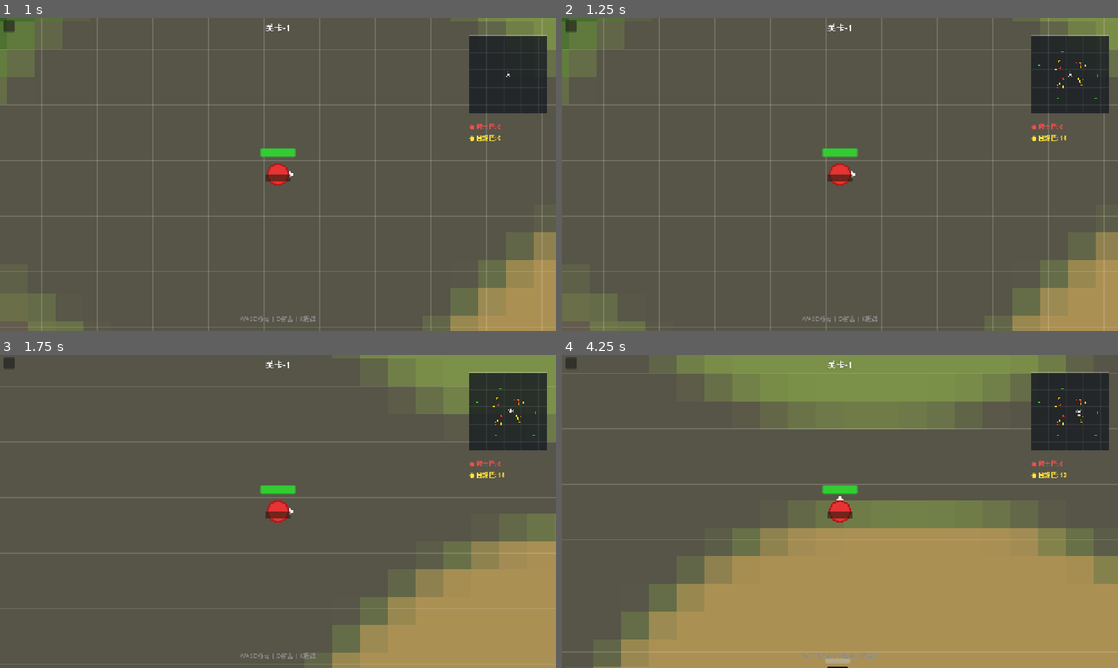
Above: before the commit, frames 1-4 (two rows, left to right).
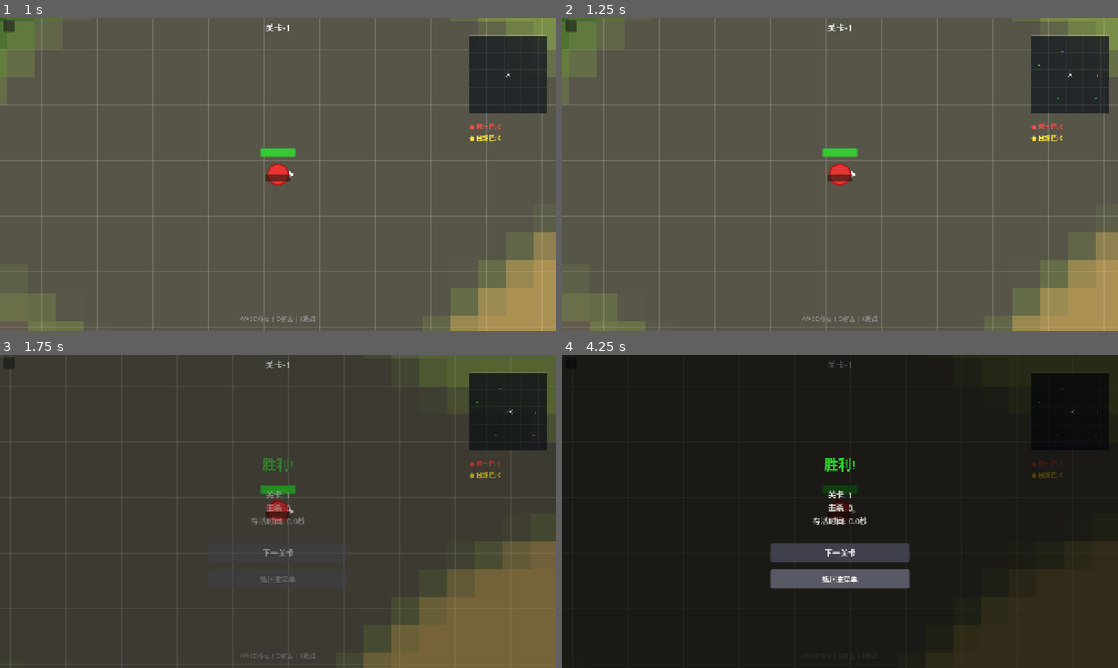
Above: after the commit, the same moments.

Repository: aikuangren/chiji
Game: Godot game, scene res://scenes/main_menu.tscn
The game is run twice, just before and just after one commit, with the same random seed, the same clock (stepped at 60 frames per second) and the same inputs.
Inputs (mouse positions are in pixels of both pictures, inside the frame that each line leads up to):
- Up to frame 1 (1 s): click "开 始 游 戏" at 0.5 s
- Up to frame 2 (1.25 s): no input
- Up to frame 3 (1.75 s): tap Enter (ui_accept) at 1.25, 1.52 s; move the mouse to (400, 495) at 1.27 s; hold D from 1.28 s (still down); tap E (interact) at 1.35 s
- Up to frame 4 (4.25 s): move the mouse to (728, 527) at 2.02 s; release D at 2.03 s; hold S 2.03-2.78 s; tap O at 2.1 s; tap Enter (ui_accept) at 2.27, 3.77 s; move the mouse to (895, 442) at 2.77 s; hold D 2.78-3.53 s; hold K 2.78-3.53 s; move the mouse to (812, 574) at 3.52 s; hold W from 3.53 s (still down); tap E (interact) at 3.6 s

Frame 1 is identical in both runs. In frame 2, less than 0.1% of the frame differs, in the area x 88-95%, y 13-40%; in frame 3, 94%; in frame 4, 100%, in the area x 0-100%, y 0-100%.
Error after the commit: Parse Error: Identifier "ParticleEffect" not declared in the current scope. (res://scripts/bullet.gd:48)

Commit message:
feat: 增强死亡/爆炸粒子特效 - 更多粒子、扩散光环、三种特效类型

Diff:
--- a/scripts/bullet.gd
+++ b/scripts/bullet.gd
@@ -45,4 +45,4 @@
 	var particle_scene = preload("res://scenes/particle_effect.tscn")
 	var particle = particle_scene.instantiate()
 	get_parent().add_child(particle)
-	particle.emit(global_position, Color(1.0, 0.9, 0.3))
+	particle.emit(global_position, Color(1.0, 0.9, 0.3), ParticleEffect.Type.HIT)
--- a/scripts/enemy.gd
+++ b/scripts/enemy.gd
@@ -123,7 +123,7 @@
 	var particle_scene = preload("res://scenes/particle_effect.tscn")
 	var particle = particle_scene.instantiate()
 	get_parent().add_child(particle)
-	particle.emit(global_position, Color(1.0, 0.5, 0.0))
+	particle.emit(global_position, Color(1.0, 0.5, 0.0), ParticleEffect.Type.EXPLOSION)
 
 	var player = _get_player()
 	if player == null:
@@ -183,4 +183,4 @@
 	var particle = particle_scene.instantiate()
 	get_parent().add_child(particle)
 	var color = Color(1.0, 0.15, 0.15) if enemy_type == Type.SHOOTER else Color(0.5, 0.5, 0.5)
-	particle.emit(global_position, color)
+	particle.emit(global_position, color, ParticleEffect.Type.DEATH)
--- a/scripts/particle_effect.gd
+++ b/scripts/particle_effect.gd
@@ -1,32 +1,67 @@
 extends Node2D
 
-# 死亡粒子特效 - 简单的小方块飞散效果
-const PARTICLE_COUNT = 8
-const PARTICLE_SPEED = 120.0
-const PARTICLE_LIFETIME = 0.5
+# 粒子特效类型
+enum Type { HIT, DEATH, EXPLOSION }
+
+const HIT_COUNT = 6
+const HIT_SPEED = 100.0
+const HIT_LIFETIME = 0.3
+const HIT_SIZE = 4.0
+
+const DEATH_COUNT = 14
+const DEATH_SPEED = 140.0
+const DEATH_LIFETIME = 0.7
+const DEATH_SIZE = 6.0
+
+const EXPLOSION_COUNT = 20
+const EXPLOSION_SPEED = 180.0
+const EXPLOSION_LIFETIME = 0.8
+const EXPLOSION_SIZE = 8.0
 
 var _particles: Array = []
 var _timer: float = 0.0
+var _ring: ColorRect = null  # 扩散光环
 
-func emit(pos: Vector2, color: Color):
+func emit(pos: Vector2, color: Color, effect_type: Type = Type.HIT):
 	global_position = pos
 
-	for i in range(PARTICLE_COUNT):
+	var count: int
+	var speed: float
+	var lifetime: float
+	var size: float
+
+	match effect_type:
+		Type.HIT:
+			count = HIT_COUNT; speed = HIT_SPEED; lifetime = HIT_LIFETIME; size = HIT_SIZE
+		Type.DEATH:
+			count = DEATH_COUNT; speed = DEATH_SPEED; lifetime = DEATH_LIFETIME; size = DEATH_SIZE
+		Type.EXPLOSION:
+			count = EXPLOSION_COUNT; speed = EXPLOSION_SPEED; lifetime = EXPLOSION_LIFETIME; size = EXPLOSION_SIZE
+
+	for i in range(count):
 		var rect = ColorRect.new()
-		rect.size = Vector2(4, 4)
+		rect.size = Vector2(size, size)
 		rect.color = color
 		var angle = randf() * TAU
-		var speed = randf_range(PARTICLE_SPEED * 0.5, PARTICLE_SPEED)
-		rect.set_meta("vel", Vector2(cos(angle), sin(angle)) * speed)
-		rect.set_meta("lifetime", PARTICLE_LIFETIME)
+		var spd = randf_range(speed * 0.4, speed)
+		rect.set_meta("vel", Vector2(cos(angle), sin(angle)) * spd)
+		rect.set_meta("lifetime", lifetime)
 		rect.set_meta("age", 0.0)
 		add_child(rect)
 		_particles.append(rect)
 
-	_timer = PARTICLE_LIFETIME
+	# 爆炸/死亡特效加一个扩散光环
+	if effect_type != Type.HIT:
+		_ring = ColorRect.new()
+		_ring.size = Vector2(4, 4)
+		_ring.color = Color(color.r, color.g, color.b, 0.5)
+		_ring.position = Vector2(-2, -2)
+		add_child(_ring)
+
+	_timer = lifetime
 
 func _process(delta: float):
-	if _particles.is_empty():
+	if _particles.is_empty() and _ring == null:
 		return
 
 	_timer -= delta
@@ -38,13 +73,25 @@
 		p.set_meta("age", age)
 		var vel: Vector2 = p.get_meta("vel")
 		p.position += vel * delta
-		var ratio = age / PARTICLE_LIFETIME
+		var lifetime: float = p.get_meta("lifetime")
+		var ratio = age / lifetime
 		p.modulate.a = 1.0 - ratio
-		p.scale = Vector2(1, 1) * (1.0 - ratio * 0.5)
+		p.scale = Vector2(1, 1) * (1.0 - ratio * 0.3)
+
+	# 扩散光环
+	if _ring != null and is_instance_valid(_ring):
+		var progress = 1.0 - maxf(_timer / _timer, 0.0) if _timer > 0 else 1.0
+		var ring_size = 2.0 + progress * 30.0
+		_ring.size = Vector2(ring_size, ring_size)
+		_ring.position = Vector2(-ring_size / 2, -ring_size / 2)
+		_ring.modulate.a = 0.5 * (1.0 - progress)
 
 	if _timer <= 0.0:
 		for p in _particles:
 			if is_instance_valid(p):
 				p.queue_free()
+		if _ring != null and is_instance_valid(_ring):
+			_ring.queue_free()
 		_particles.clear()
+		_ring = null
 		queue_free()
--- a/scripts/shotgun_bullet.gd
+++ b/scripts/shotgun_bullet.gd
@@ -44,4 +44,4 @@
 	var particle_scene = preload("res://scenes/particle_effect.tscn")
 	var particle = particle_scene.instantiate()
 	get_parent().add_child(particle)
-	particle.emit(global_position, Color(0.3, 0.7, 1.0))
+	particle.emit(global_position, Color(0.3, 0.7, 1.0), ParticleEffect.Type.HIT)
Not shown, added: scripts/particle_effect.gd.uid
